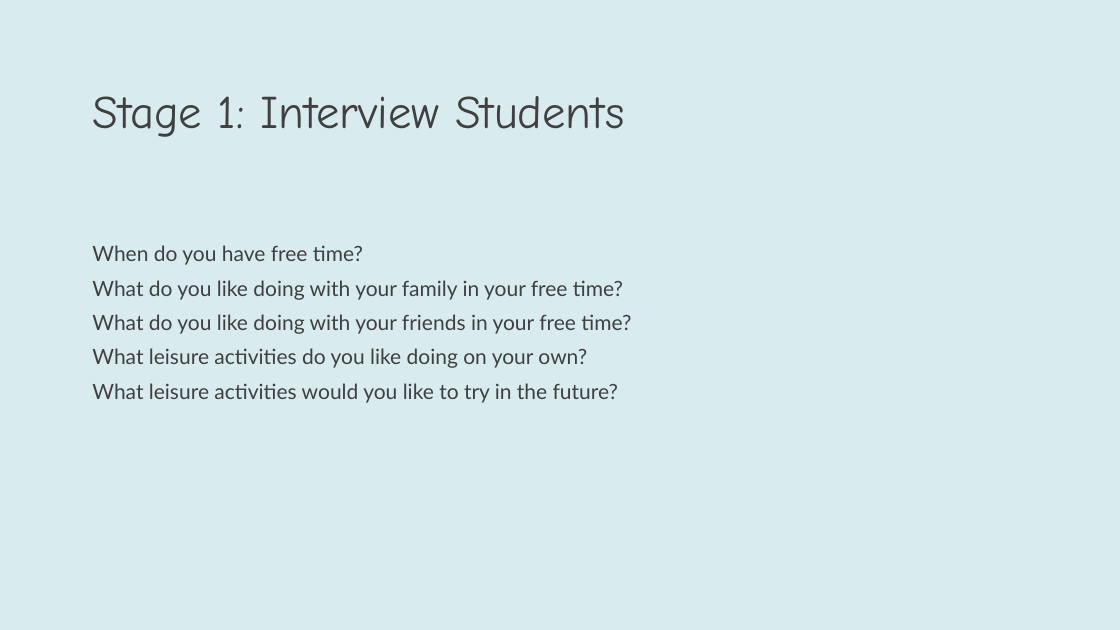
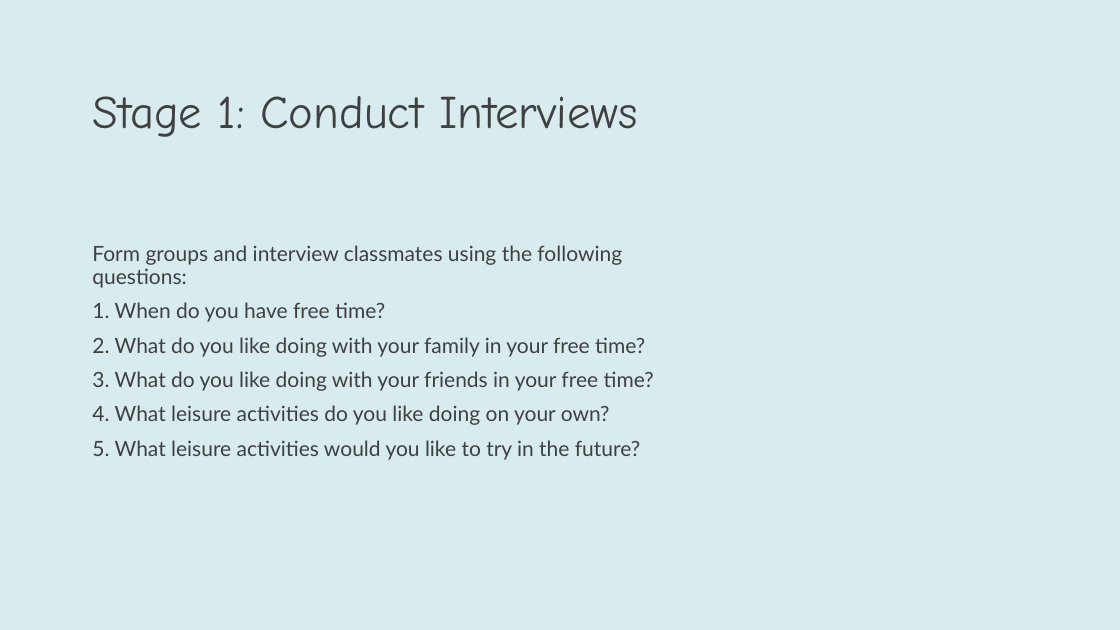
Before and after one commit to YuSh1nafk/IPR2026, a slide deck: slide 64 of back_end/outputs/Global_Success_Book_4_Presentation.pptx (slide 68 before the commit). Drawn at 1120x630 pixels with LibreOffice and Linux fonts; fonts in the diff are those of the drawing. Boxes give left, top, right and bottom in pixels: in the first picture for what was removed or moved away, otherwise in the second. Text is boxed around its words. In the diff, an @@ line names an element or a change of style, - is before the commit and + after.

```diff
--- a/back_end/outputs/Global_Success_Book_4_Presentation.pptx
+++ b/back_end/outputs/Global_Success_Book_4_Presentation.pptx
@@ title at [92,96,638,137]: text changed @@
-Stage 1: Interview Students
+Stage 1: Conduct Interviews
@@ text at [92,245,654,460]: text changed @@
-When do you have free time?
-What do you like doing with your family in your free time?
-What do you like doing with your friends in your free time?
-What leisure activities do you like doing on your own?
-What leisure activities would you like to try in the future?
+Form groups and interview classmates using the following questions:
+1. When do you have free time?
+2. What do you like doing with your family in your free time?
+3. What do you like doing with your friends in your free time?
+4. What leisure activities do you like doing on your own?
+5. What leisure activities would you like to try in the future?
```
Also in this commit, not shown: 49 other slides changed, 4 slides added, 9 slides removed, 24 other files.
